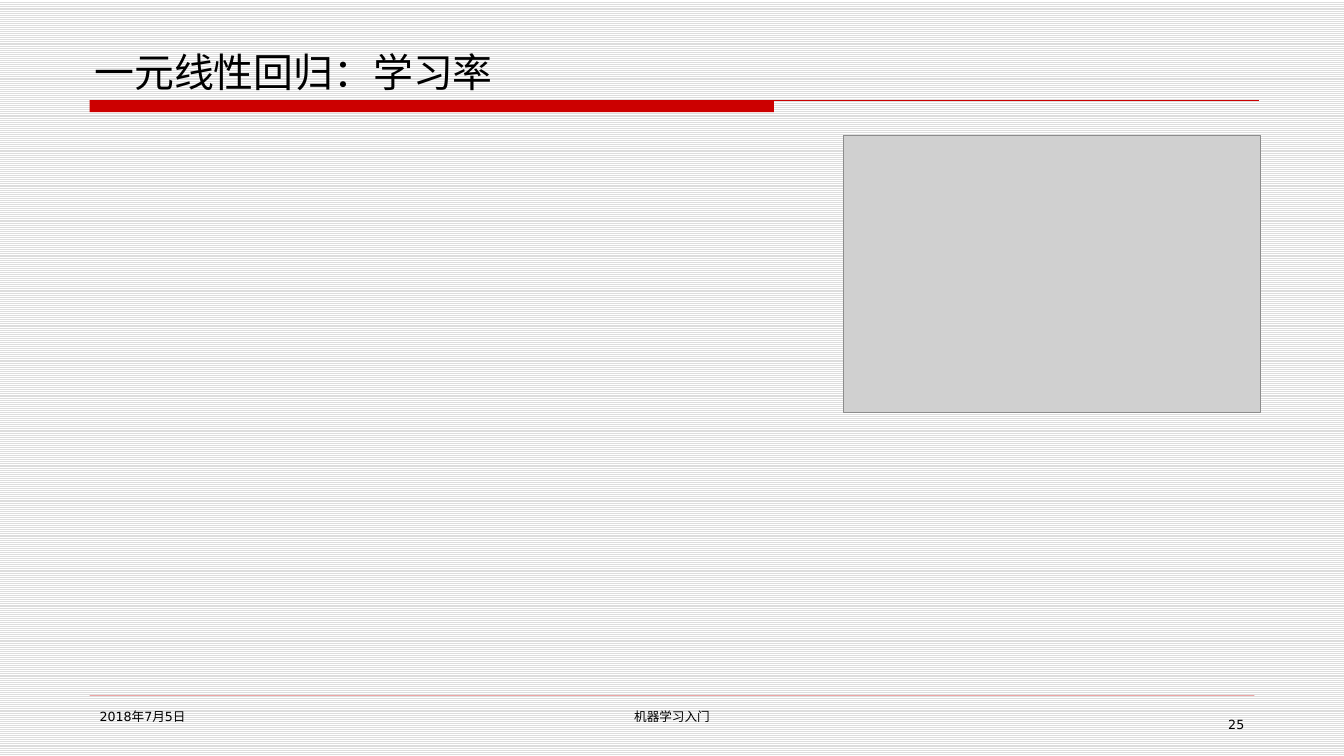
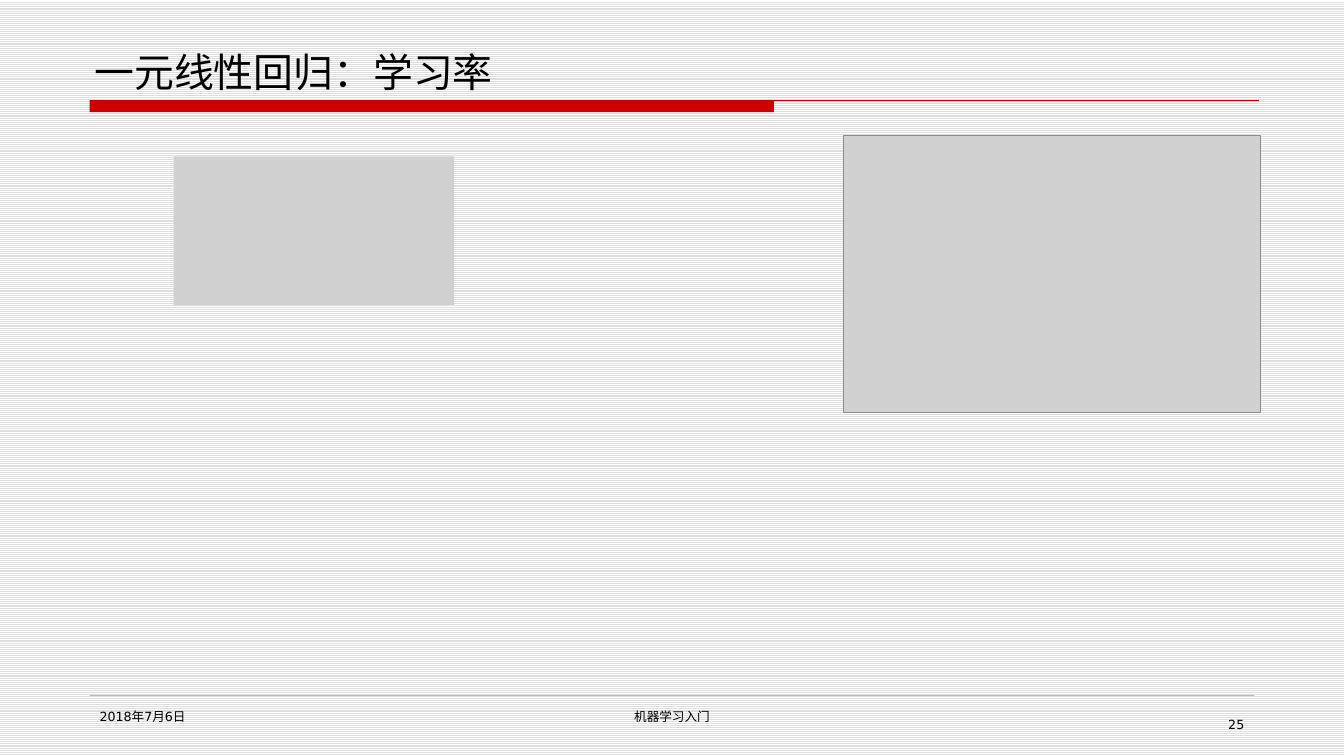
Before and after one commit to ztypl/MachineLearning, a slide deck: slide 25 of 机器学习入门.pptx. Drawn at 1344x756 pixels with LibreOffice and Linux fonts; fonts in the diff are those of the drawing; grey boxes stand for pictures; background and template pictures are left out. Boxes give left, top, right and bottom in pixels: in the first picture for what was removed or moved away, otherwise in the second. Text is boxed around its words. In the diff, an @@ line names an element or a change of style, - is before the commit and + after.

Commit message:
ppt update

```diff
--- a/机器学习入门.pptx
+++ b/机器学习入门.pptx
@@ picture added at (173,156,454,304) @@
@@ text at (100,710,186,722): text changed @@
-2018年7月5日
+2018年7月6日
```
Also in this commit, not shown: 27 other slides changed, 1 slide added.
